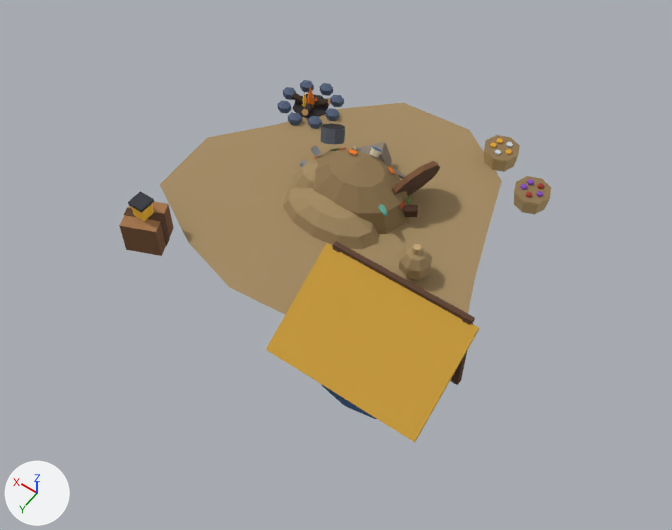
Before and after pictures for a commit that changed the glTF model raccoon/export/bld_rummage_camp_2x2.glb.
Camera for both pictures: a camera (50 mm lens) standing at (-1.54, 2.24, 3.12) and looking at (-0.12, 0.25, 0.0). The axes (+X, +Y, +Z) are drawn at lower left. The lights are the same throughout. The older version comes first. Where no turn or scale is listed for an object, it has been applied to the vertices. Vertices at exactly the same position are counted once.

In view in the first picture: 'bld_rummage_camp_2x2', 'pr_heap', 'pr_sack' and 5 more.
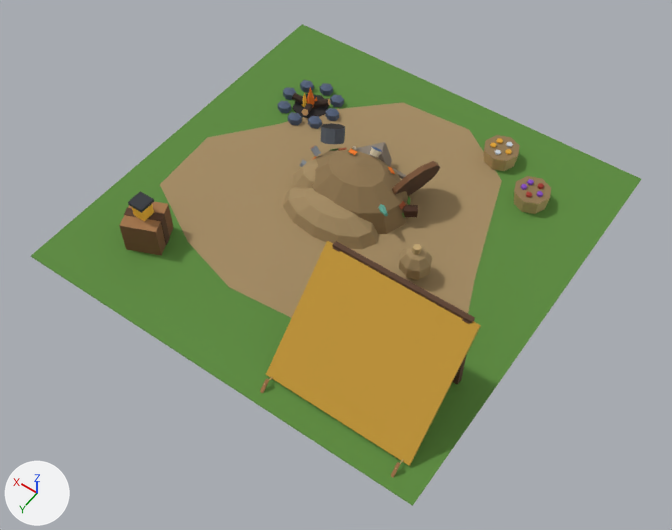
Location of each change, (x1, y1, x2, y2) in pixels of the pictures (672 x 530 px; the box of a moved part takes in the faces that stretch with it):
'bld_rummage_camp_2x2', reshaped (41% wider, 33% taller)
    before: (119, 80, 551, 442)
    after: (31, 24, 641, 506)
part 1 of me_bld_rummage_camp_2x2, added (green)
    after: (31, 24, 641, 506)
part 2 of me_bld_rummage_camp_2x2, moved or reshaped
    before: (266, 243, 480, 442)
    after: (266, 241, 481, 465)
part 3 of me_bld_rummage_camp_2x2, added
    after: (391, 462, 400, 477)
part 4 of me_bld_rummage_camp_2x2, added
    after: (260, 379, 269, 393)

What changed in the scene script:
```text
Change me_bld_rummage_camp_2x2:
    used by ob_bld_rummage_camp_2x2; location = (0.0, 0.0, 0.0)
    remove me_bld_rummage_camp_2x2.from_pydata(...)  # 538 vertices, 866 faces; spans x -0.88..0.82, y -0.79..0.84, z 0.0..0.43
    add me_bld_rummage_camp_2x2.from_pydata(...)  # 578 vertices, 920 faces; spans x -0.97..0.97, y -0.97..0.97, z 0.0..0.43
    me_bld_rummage_camp_2x2 part 1: the loose piece of 8 vertices spanning x -0.28..-0.26, y 0.43..0.45, z 0.0..0.42 is copied, and the copy is scaled about its middle by (64.7, 64.7, 0.00714), then moved by (0.27, -0.44, -0.21); it spans x -0.97..0.97, y -0.97..0.97, z 0.0
    me_bld_rummage_camp_2x2 part 2: the loose piece of 8 vertices spanning x -0.88..-0.22, y 0.44..0.84, z 0.16..0.42 is scaled about its middle by (1, 1.05, 1.69), then moved by (0.0, 0.01, -0.07)
    me_bld_rummage_camp_2x2 part 3: 8 vertices added at x -0.86..-0.84, y 0.88..0.92, z 0.0..0.05
    me_bld_rummage_camp_2x2 part 4: 8 vertices added at x -0.26..-0.24, y 0.88..0.92, z 0.0..0.05
    other edits to the shape of me_bld_rummage_camp_2x2 do not show in these pictures
```
